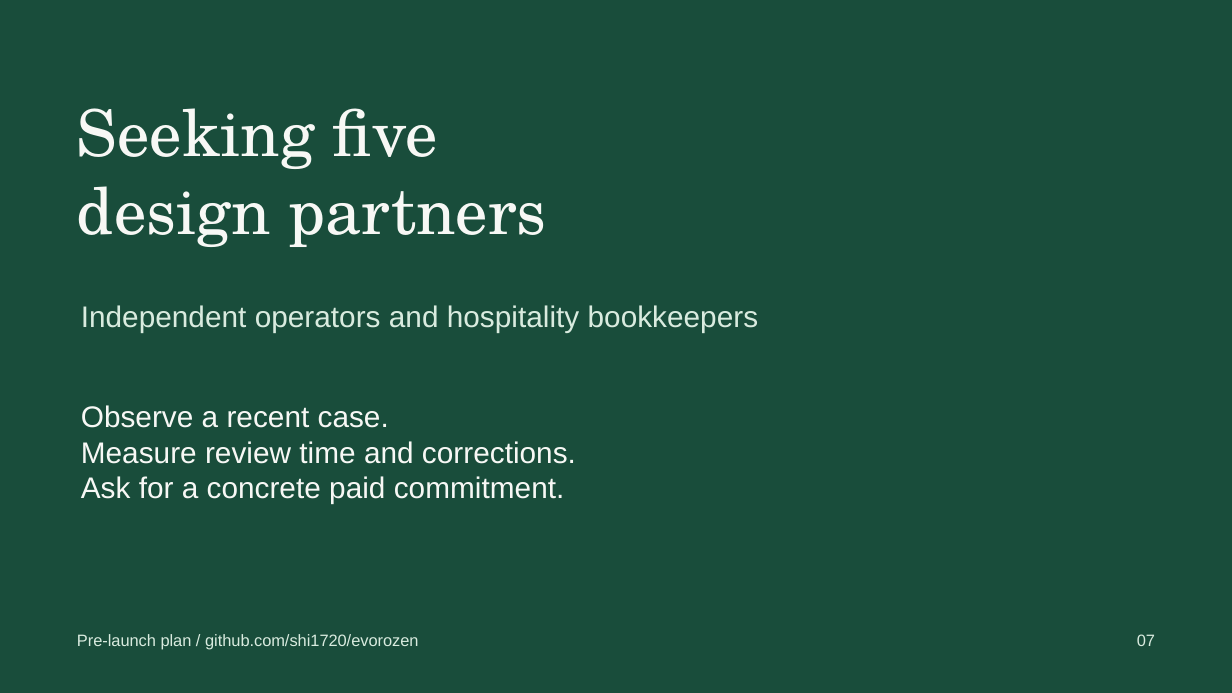
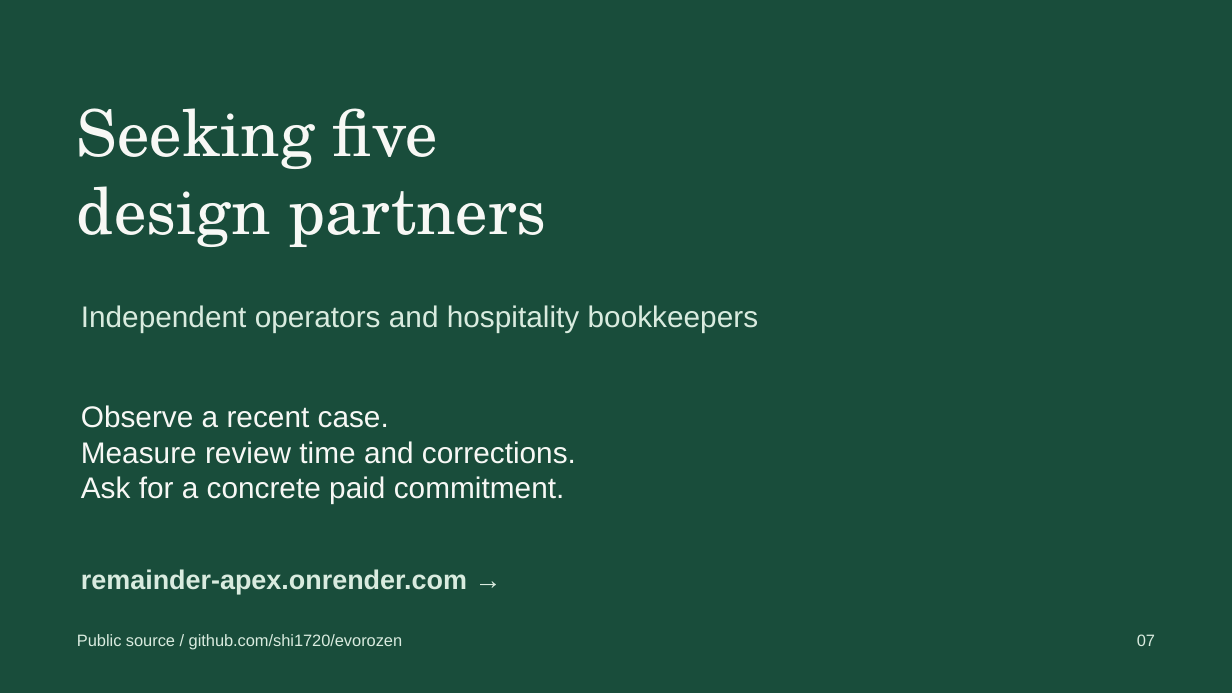
Before and after one commit to shi1720/evorozen, a slide deck: slide 7 of deliverables/remainder-pitch.pptx. Drawn at 1232x693 pixels with LibreOffice and Linux fonts; fonts in the diff are those of the drawing. Boxes give left, top, right and bottom in pixels: in the first picture for what was removed or moved away, otherwise in the second. Text is boxed around its words. In the diff, an @@ line names an element or a change of style, - is before the commit and + after.

```diff
--- a/deliverables/remainder-pitch.pptx
+++ b/deliverables/remainder-pitch.pptx
@@ text added at bbox=[81, 569, 467, 594], 21 pt, text #D9EBDF, bold @@
+remainder-apex.onrender.com →
@@ text at bbox=[77, 634, 403, 650]: text changed @@
-Pre-launch plan / github.com/shi1720/evorozen
+Public source / github.com/shi1720/evorozen
```
Also in this commit, not shown: 2 other slides changed, 12 other files.
